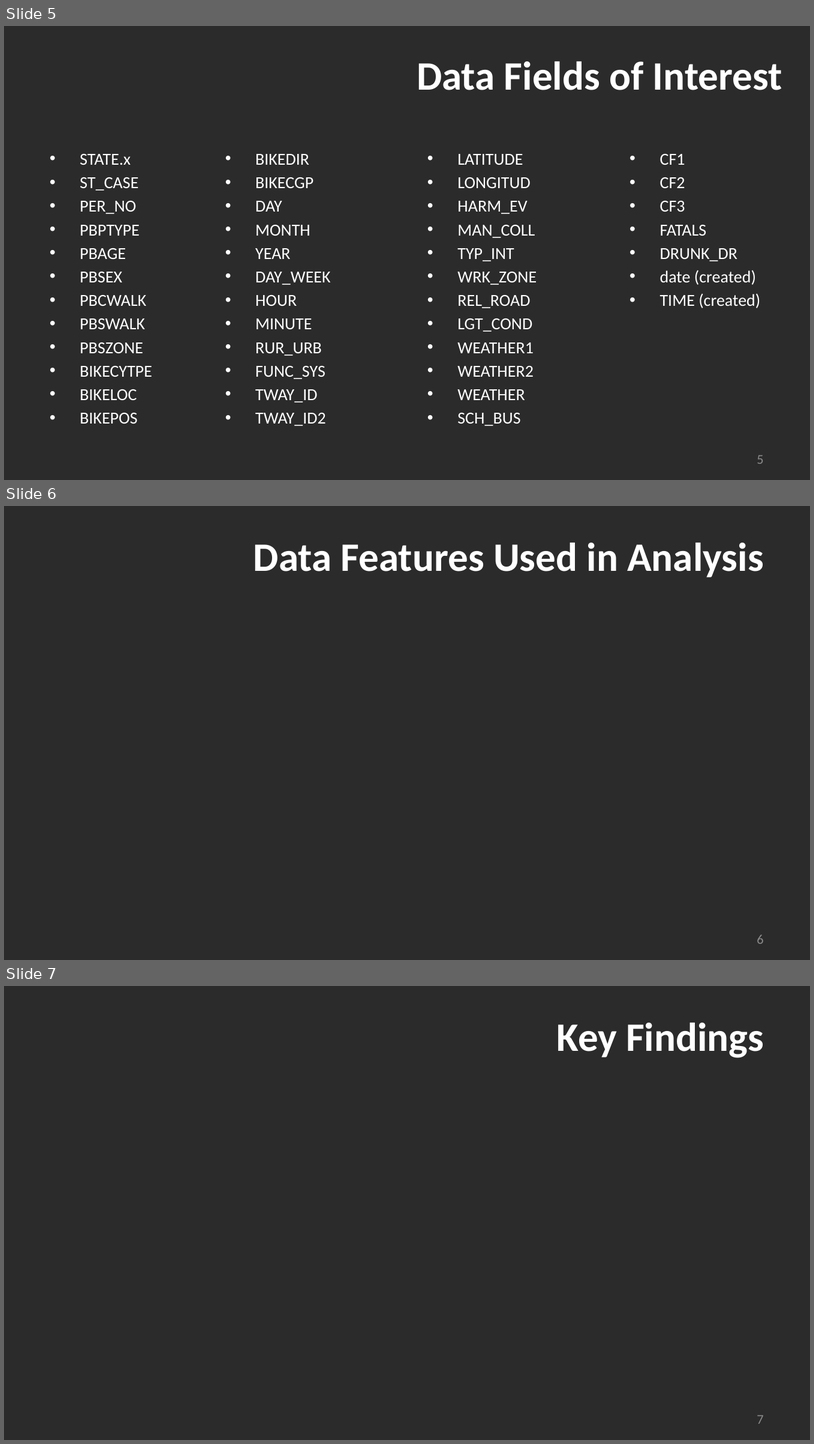
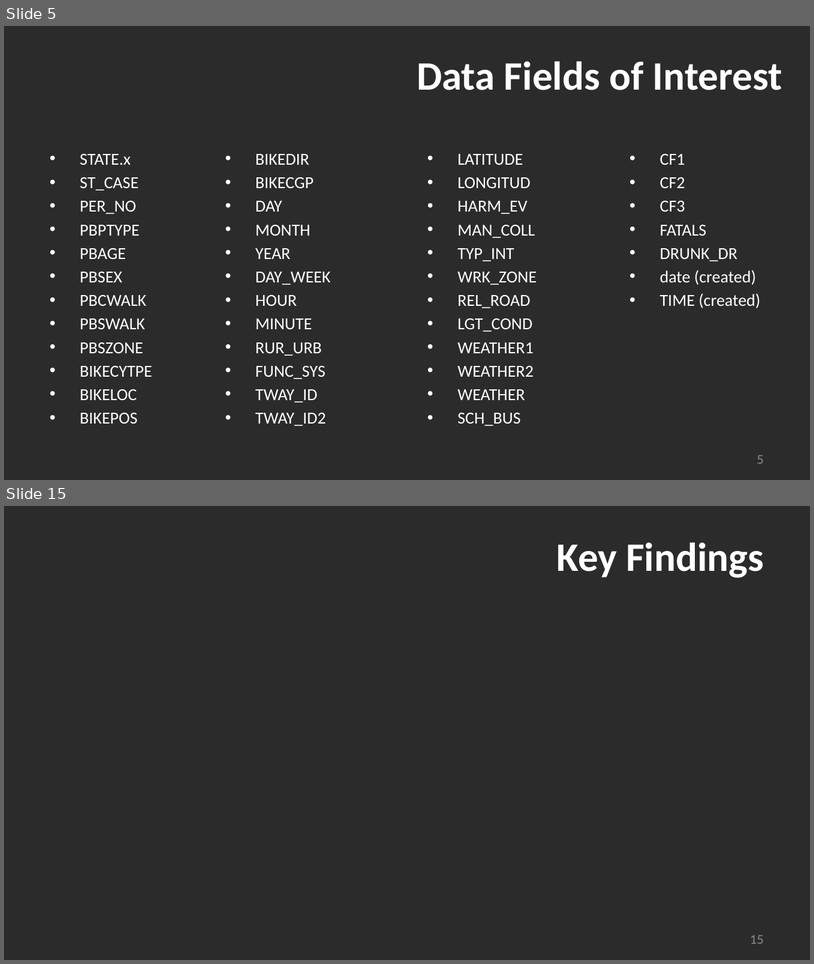
Before and after one commit to madams11/DataR-Project, a slide deck: US Bicycle Fatalities_Group 4.pptx. Shown one above the other, each under a label of ours: slides 5, 6 and 7 before the commit, slides 5 and 15 after it; the slides between them are not shown. The pictures are 814x1444 and 814x964 pixels, drawn with LibreOffice and Linux fonts; fonts in the diff are those of the drawing; background and template pictures are left out; a plain dark background stands for a picture behind light text. Boxes give left, top, right and bottom in pixels: in the first picture for what was removed or moved away, otherwise in the second. Text is boxed around its words. In the diff, an @@ line names an element or a change of style, - is before the commit and + after.

```diff
--- a/US Bicycle Fatalities_Group 4.pptx
+++ b/US Bicycle Fatalities_Group 4.pptx
@@ slide 6 removed at (4,506,810,960), background picture (left out) @@
@@ title removed at (254,543,764,577) @@
-Data Features Used in Analysis
@@ page number removed at (757,934,764,943) @@
-6
@@ what was slide 7 is now slide 15 @@
@@ page number at (750,935,764,943): text changed @@
-7
+15
```
Also in this commit, not shown: 2 slides changed, 5 slides added, 1 other file.
